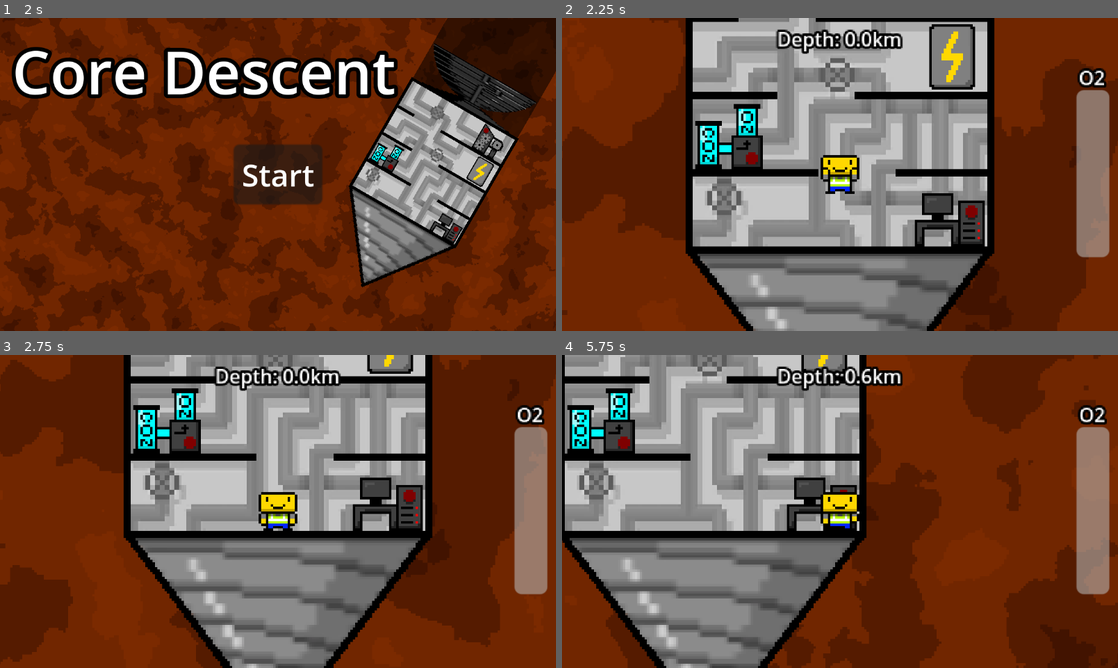
Above: before the commit, frames 1-4 (two rows, left to right).
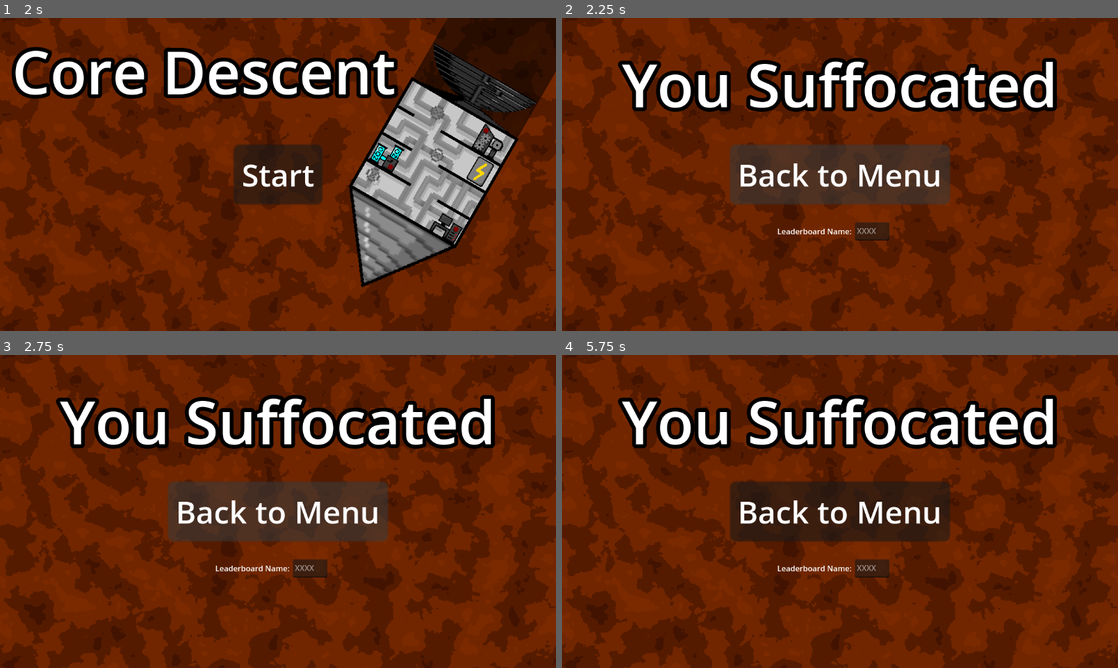
Above: after the commit, the same moments.

Repository: ChWh2/Core-Descent
Game: Godot game, scene res://Scenes/intro.tscn
Same seed, same stepped clock (60 frames per second), same inputs: the game is played once before the commit and once after it.
Inputs (mouse positions are in pixels of both pictures, inside the frame that each line leads up to):
- Up to frame 1 (2 s): tap Enter at 0.5 s; move the mouse to (400, 158) at 0.52 s; hold D (Right) 0.53-1.25 s; tap E (Interact) at 0.6 s; tap W (Up) at 0.77 s; click "Main Menu" at 1.25 s
- Up to frame 2 (2.25 s): click "Start" at 2 s
- Up to frame 3 (2.75 s): no input
- Up to frame 4 (5.75 s): move the mouse to (728, 527) at 2.77 s; hold D (Right) 2.78-3.53 s; tap E (Interact) every 0.75 s from 2.85 to 5.1 s; tap W (Up) at 3.02, 4.52, 5.27 s; move the mouse to (895, 442) at 3.52 s; hold A (Left) 3.53-4.28 s; move the mouse to (812, 574) at 4.27 s; hold D (Right) from 4.28 s (still down); move the mouse to (1006, 558) at 5.02 s

Frame 1 is identical in both runs. In frame 2, 78% of the frame differs, in the area x 0-100%, y 0-100%; in frame 3, 76%; in frame 4, 79%.
Error in both runs: Attempt to call function 'get_line' in base 'null instance' on a null instance. (res://Scripts/silentwolf_manager.gd:8)

Commit message:
leaderboard bug fix
newest entry didn't show up

Diff:
--- a/Scenes/death_screen.tscn
+++ b/Scenes/death_screen.tscn
@@ -73,6 +73,7 @@
 offset_bottom = 293.0
 scale = Vector2(4, 4)
 script = SubResource("GDScript_rc6v1")
+path = "res://Scenes/intro.tscn"
 
 [node name="Label" type="Label" parent="Button"]
 layout_mode = 1
--- a/Scenes/player.tscn
+++ b/Scenes/player.tscn
@@ -65,4 +65,4 @@
 sprite_frames = SubResource("SpriteFrames_x3wgy")
 animation = &"Walk"
 autoplay = "default"
-frame_progress = 0.727321
+frame_progress = 0.142015
--- a/Scripts/game.gd
+++ b/Scripts/game.gd
@@ -2,7 +2,7 @@
 class_name GameManager
 
 const maxOxygen := 30.0
-var oxygen := maxOxygen
+var oxygen := -1.0#maxOxygen
 var oxygenDrain := false
 
 @onready var player: Player = $Player
